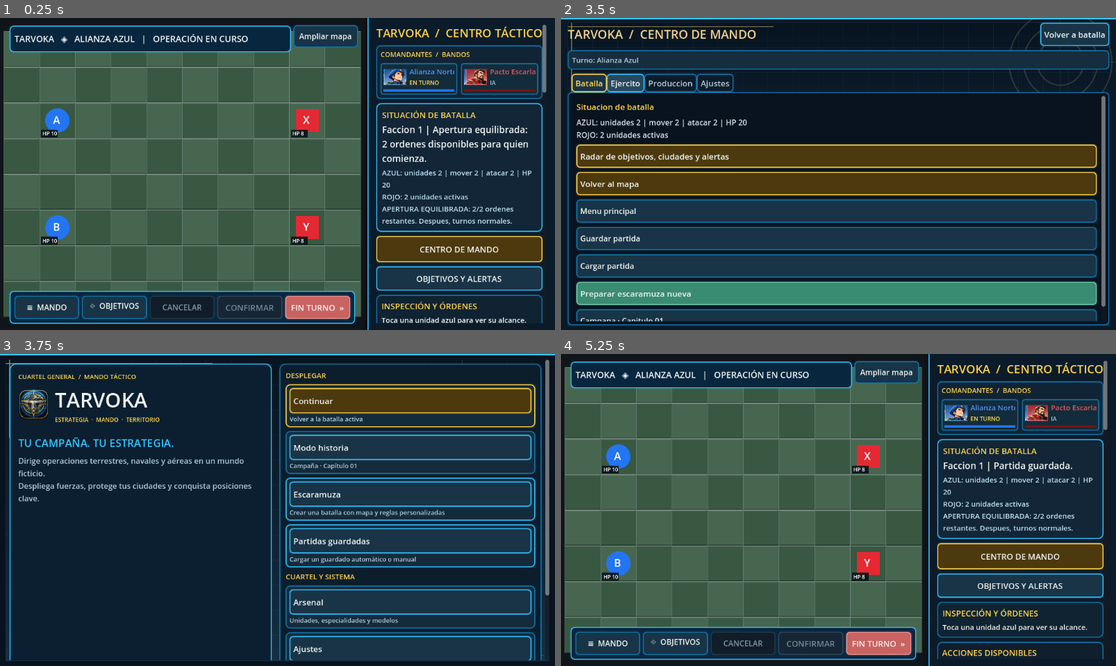
Above: before the commit, frames 1-4 (two rows, left to right).
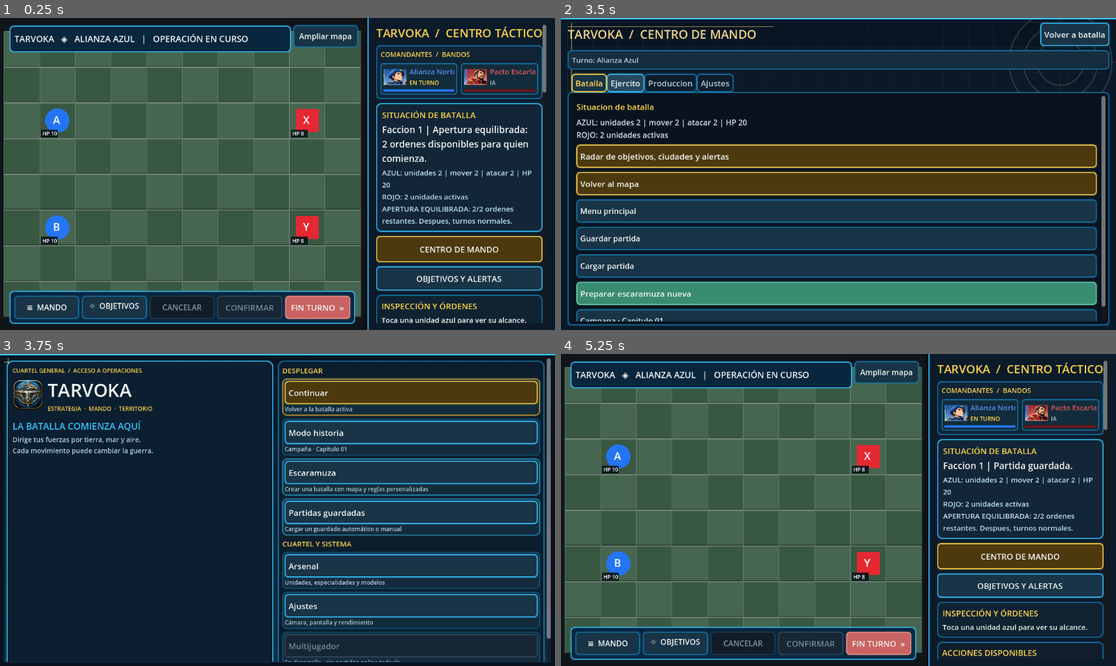
Above: after the commit, the same moments.

Repository: edwinrodri12/Tarvoka
Game: Godot game, scene res://scenes/Main.tscn
The game is run twice, just before and just after one commit, with the same random seed, the same clock (stepped at 60 frames per second) and the same inputs.
Inputs:
- Up to frame 1 (0.25 s): no input
- Up to frame 2 (3.5 s): click "≡ MANDO" at 0.5 s; click "⌖ OBJETIVOS" at 1.25 s; click "Ampliar mapa" at 2 s; click "CENTRO DE MANDO" at 2.75 s
- Up to frame 3 (3.75 s): click "CENTRO DE MANDO" at 3.5 s
- Up to frame 4 (5.25 s): click "OBJETIVOS Y ALERTAS" at 4.25 s; click "Continuar" at 5 s

Frames 1-2 are identical in both runs. In frame 3, 26% of the frame differs, in the area x 0-100%, y 1-99%; in frame 4, nothing differs.

Commit message:
feat(ui): compact official TARVOKA home above the fold and clarify tactical action hierarchy

Diff:
--- a/scripts/ui/HomeMenu.gd
+++ b/scripts/ui/HomeMenu.gd
@@ -32,10 +32,10 @@
     shell.bg_color = Chrome.BACKGROUND
     shell.border_color = Chrome.EDGE_BRIGHT
     shell.border_width_top = 3
-    shell.content_margin_left = 12
-    shell.content_margin_right = 12
-    shell.content_margin_top = 12
-    shell.content_margin_bottom = 12
+    shell.content_margin_left = 9
+    shell.content_margin_right = 9
+    shell.content_margin_top = 9
+    shell.content_margin_bottom = 9
     add_theme_stylebox_override("panel",shell)
     var backdrop := Backplate.new()
     backdrop.mode = "home"
@@ -51,12 +51,12 @@
     var outer := MarginContainer.new()
     outer.size_flags_horizontal = Control.SIZE_EXPAND_FILL
     for side in ["margin_left","margin_right","margin_top","margin_bottom"]:
-        outer.add_theme_constant_override(side,8)
+        outer.add_theme_constant_override(side,5)
     home_scroll.add_child(outer)
 
     content_rail = BoxContainer.new()
     content_rail.size_flags_horizontal = Control.SIZE_EXPAND_FILL
-    content_rail.add_theme_constant_override("separation",16)
+    content_rail.add_theme_constant_override("separation",10)
     outer.add_child(content_rail)
 
     hero = PanelContainer.new()
@@ -64,20 +64,20 @@
     hero.size_flags_horizontal = Control.SIZE_EXPAND_FILL
     hero.size_flags_vertical = Control.SIZE_EXPAND_FILL
     hero.add_theme_stylebox_override("panel",
-        Chrome.box_style(Color("#0B1F30"),Chrome.EDGE_BRIGHT,12,18))
+        Chrome.box_style(Color("#0B1F30"),Chrome.EDGE_BRIGHT,12,12))
     content_rail.add_child(hero)
     var hero_stack := VBoxContainer.new()
-    hero_stack.add_theme_constant_override("separation",10)
+    hero_stack.add_theme_constant_override("separation",5)
     hero.add_child(hero_stack)
     var overline := Label.new()
-    overline.text = "CUARTEL GENERAL  /  MANDO TÁCTICO"
+    overline.text = "CUARTEL GENERAL  /  ACCESO A OPERACIONES"
     overline.add_theme_color_override("font_color",Chrome.GOLD)
-    overline.add_theme_font_size_override("font_size",13)
+    overline.add_theme_font_size_override("font_size",12)
     overline.autowrap_mode = TextServer.AUTOWRAP_WORD_SMART
     hero_stack.add_child(overline)
 
     var emblem_row := HBoxContainer.new()
-    emblem_row.add_theme_constant_override("separation",12)
+    emblem_row.add_theme_constant_override("separation",9)
     hero_stack.add_child(emblem_row)
     _brand_image = TextureRect.new()
     _brand_image.name = "EmblemaOficial"
@@ -96,7 +96,7 @@
     var brand := Label.new()
     brand.text = "TARVOKA"
     brand.name = "NombreOficial"
-    brand.add_theme_font_size_override("font_size",42)
+    brand.add_theme_font_size_override("font_size",38)
     brand.add_theme_color_override("font_color",Chrome.TEXT)
     brand.clip_text = true
     title_block.add_child(brand)
@@ -110,40 +110,40 @@
     var rule := HSeparator.new()
     hero_stack.add_child(rule)
     var hero_title := Label.new()
-    hero_title.text = "TU CAMPAÑA. TU ESTRATEGIA."
-    hero_title.add_theme_font_size_override("font_size",22)
+    hero_title.text = "LA BATALLA COMIENZA AQUÍ"
+    hero_title.add_theme_font_size_override("font_size",19)
     hero_title.add_theme_color_override("font_color",Chrome.EDGE_BRIGHT)
     hero_title.autowrap_mode = TextServer.AUTOWRAP_WORD_SMART
     hero_stack.add_child(hero_title)
     _hero_subtitle = Label.new()
-    _hero_subtitle.text = "Dirige operaciones terrestres, navales y aéreas en un mundo ficticio.\nDespliega fuerzas, protege tus ciudades y conquista posiciones clave."
-    _hero_subtitle.add_theme_font_size_override("font_size",16)
+    _hero_subtitle.text = "Dirige tus fuerzas por tierra, mar y aire.\nCada movimiento puede cambiar la guerra."
+    _hero_subtitle.add_theme_font_size_override("font_size",14)
     _hero_subtitle.add_theme_color_override("font_color",Chrome.MUTED)
     _hero_subtitle.autowrap_mode = TextServer.AUTOWRAP_WORD_SMART
     hero_stack.add_child(_hero_subtitle)
 
     var hero_spacer := Control.new()
-    hero_spacer.custom_minimum_size.y = 12
+    hero_spacer.custom_minimum_size.y = 2
     hero_spacer.size_flags_vertical = Control.SIZE_EXPAND_FILL
     hero_stack.add_child(hero_spacer)
     var classified := PanelContainer.new()
     classified.add_theme_stylebox_override("panel",
-        Chrome.box_style(Color("#112D3E"),Chrome.EDGE,7,12))
+        Chrome.box_style(Color("#112D3E"),Chrome.EDGE,7,7))
     hero_stack.add_child(classified)
     _menu_caption = Label.new()
-    _menu_caption.text = "ESTADO DE OPERACIONES  •  MENÚ PRINCIPAL\nPartidas guardadas y modos disponibles en este dispositivo."
+    _menu_caption.text = "CENTRO DE OPERACIONES   •   JUEGO EN DESARROLLO"
     _menu_caption.add_theme_color_override("font_color",Chrome.MUTED)
-    _menu_caption.add_theme_font_size_override("font_size",13)
+    _menu_caption.add_theme_font_size_override("font_size",12)
     _menu_caption.autowrap_mode = TextServer.AUTOWRAP_WORD_SMART
     classified.add_child(_menu_caption)
 
     action_card = PanelContainer.new()
     action_card.size_flags_horizontal = Control.SIZE_EXPAND_FILL
     action_card.add_theme_stylebox_override("panel",
-        Chrome.box_style(Color("#0C1D2C"),Chrome.EDGE,12,13))
+        Chrome.box_style(Color("#0C1D2C"),Chrome.EDGE,12,9))
     content_rail.add_child(action_card)
     var menu := VBoxContainer.new()
-    menu.add_theme_constant_override("separation",8)
+    menu.add_theme_constant_override("separation",6)
     action_card.add_child(menu)
     _section(menu,"DESPLEGAR")
     _option(menu,"Continuar","Volver a la batalla activa",func(): continue_requested.emit())
@@ -171,8 +171,8 @@
     var portrait: bool = viewport.x < 850.0 or viewport.y > viewport.x*1.12
     content_rail.vertical = portrait
     # In portrait the battle world and the logo stay above large touch targets.
-    hero.custom_minimum_size = Vector2(0,215 if portrait else 370)
-    action_card.custom_minimum_size = Vector2(0 if portrait else 410,0)
+    hero.custom_minimum_size = Vector2(0,0 if portrait else 310)
+    action_card.custom_minimum_size = Vector2(0 if portrait else 385,0)
     home_scroll.custom_minimum_size.x = 300
     _brand_image.custom_minimum_size = Vector2(64,64)
 
@@ -188,14 +188,14 @@
     card.size_flags_horizontal = Control.SIZE_EXPAND_FILL
     var accent: Color = Chrome.GOLD if title_text == "Continuar" else (Chrome.EDGE_BRIGHT if title_text in ["Escaramuza","Partidas guardadas"] else Chrome.EDGE)
     card.add_theme_stylebox_override("panel",
-        Chrome.box_style(Color("#142B3C"),accent,9,8))
+        Chrome.box_style(Color("#142B3C"),accent.darkened(0.30),9,5))
     parent.add_child(card)
     var stack := VBoxContainer.new()
-    stack.add_theme_constant_override("separation",3)
+    stack.add_theme_constant_override("separation",2)
     card.add_child(stack)
     var button := Button.new()
     button.text = title_text
-    button.custom_minimum_size.y = 52
+    button.custom_minimum_size.y = 48
     button.size_flags_horizontal = Control.SIZE_EXPAND_FILL
     button.disabled = not enabled
     button.alignment = HORIZONTAL_ALIGNMENT_LEFT
@@ -207,6 +207,6 @@
     caption.text = detail
     caption.autowrap_mode = TextServer.AUTOWRAP_WORD_SMART
     caption.add_theme_color_override("font_color",Chrome.MUTED)
-    caption.add_theme_font_size_override("font_size",13)
+    caption.add_theme_font_size_override("font_size",12)
     stack.add_child(caption)
     primary_buttons[title_text] = button
